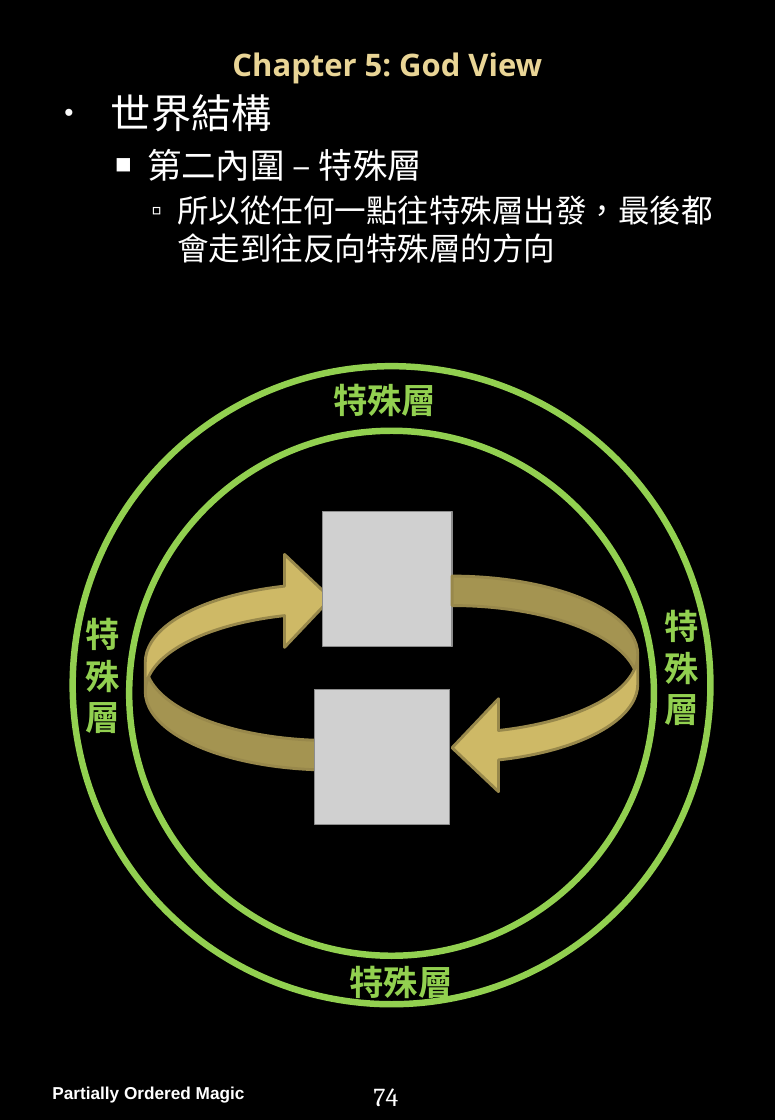
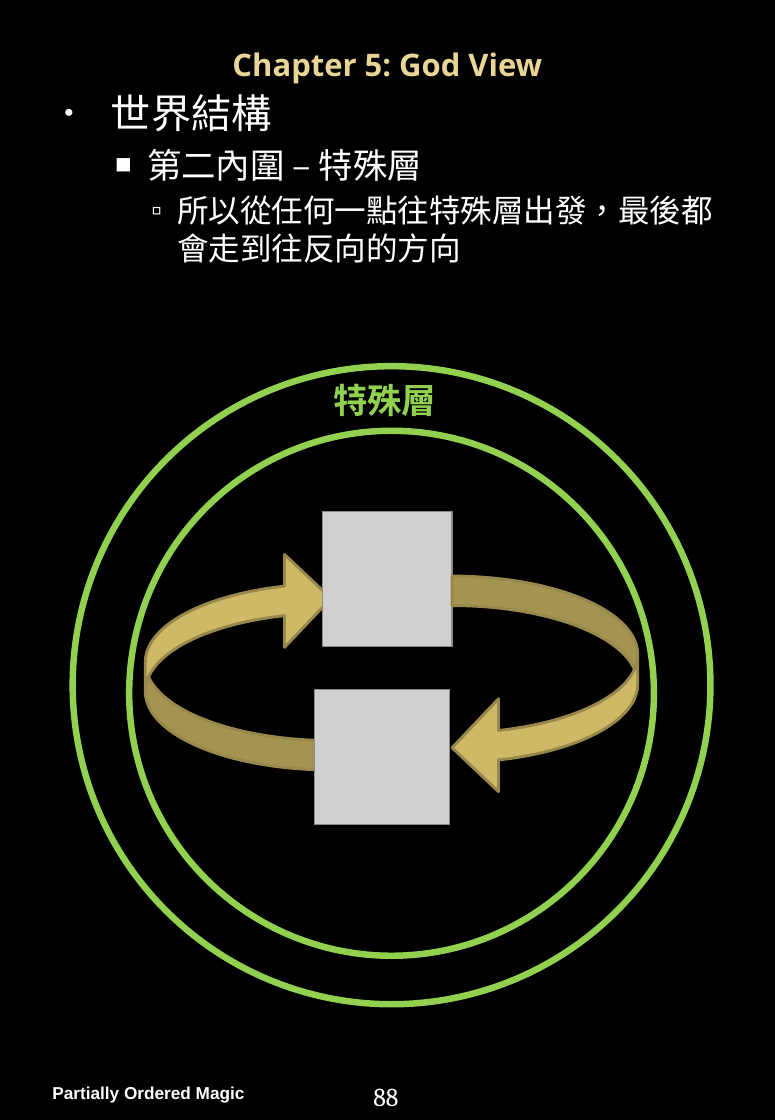
Before and after one commit to PartiallyOrderedMagic/PartiallyOrderedMagic.github.io, a slide deck: slide 88 of MyGame/Partially Ordered Magic Handbook.pptx (slide 75 before the commit). Drawn at 775x1120 pixels with LibreOffice and Linux fonts; fonts in the diff are those of the drawing; grey boxes stand for pictures; background and template pictures are left out. Boxes give left, top, right and bottom in pixels: in the first picture for what was removed or moved away, otherwise in the second. Text is boxed around its words. In the diff, an @@ line names an element or a change of style, - is before the commit and + after.

```diff
--- a/MyGame/Partially Ordered Magic Handbook.pptx
+++ b/MyGame/Partially Ordered Magic Handbook.pptx
@@ text at [177,195,713,263]: text changed @@
-    ▫ 所以從任何一點往特殊層出發，最後都會走到往反向特殊層的方向
+    ▫ 所以從任何一點往特殊層出發，最後都會走到往反向的方向
@@ text removed at [85,617,119,733] @@
-特殊層
@@ text removed at [664,605,698,725] @@
-特殊層
@@ text removed at [349,960,452,1004] @@
-特殊層
@@ page number at [373,1088,398,1107]: text changed @@
-74
+88
```
Also in this commit, not shown: 30 other slides changed, 55 slides added, 5 slides removed, 4 other files.
